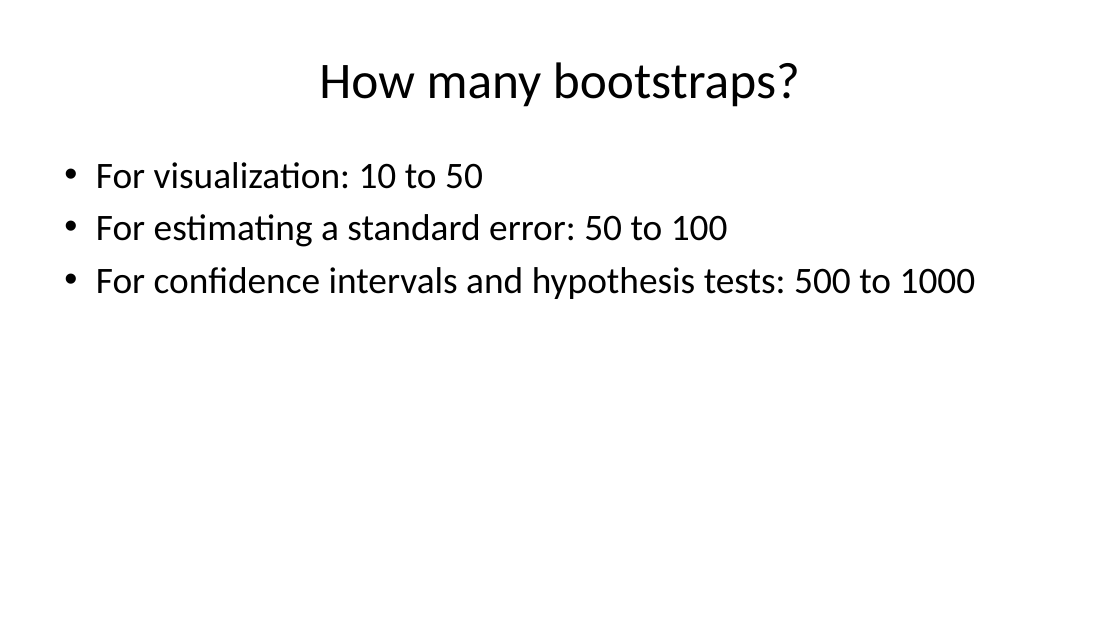
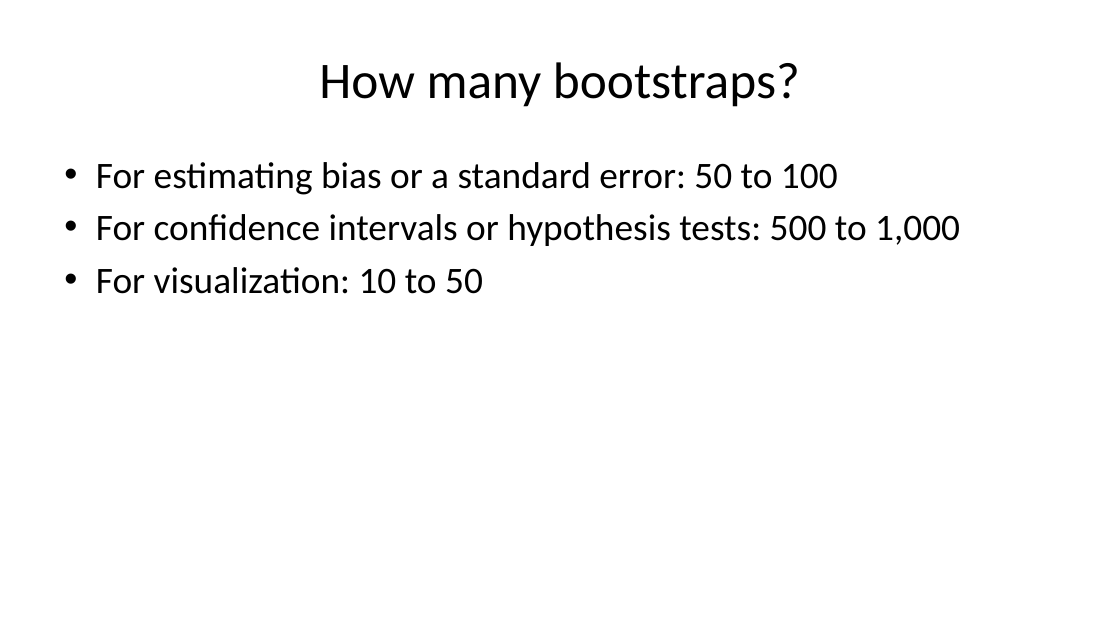
Before and after one commit to pmean/papers-and-presentations, a slide deck: slide 43 of bootstrap/src/bootstrap-slides.pptx (slide 42 before the commit). Drawn at 1120x630 pixels with LibreOffice and Linux fonts; fonts in the diff are those of the drawing. Boxes give left, top, right and bottom in pixels: in the first picture for what was removed or moved away, otherwise in the second. Text is boxed around its words. In the diff, an @@ line names an element or a change of style, - is before the commit and + after.

Commit message:
Working draft of bootstrap slides

```diff
--- a/bootstrap/src/bootstrap-slides.pptx
+++ b/bootstrap/src/bootstrap-slides.pptx
@@ text at (x1=96, y1=162, x2=960, y2=246): paragraphs added @@
+• For estimating bias or a standard error: 50 to 100
+• For confidence intervals or hypothesis tests: 500 to 1,000
@@ text at (x1=96, y1=214, x2=976, y2=299): paragraphs removed @@
-• For estimating a standard error: 50 to 100
-• For confidence intervals and hypothesis tests: 500 to 1000
```
Also in this commit, not shown: 27 other slides changed, 2 slides added, 1 other file.
